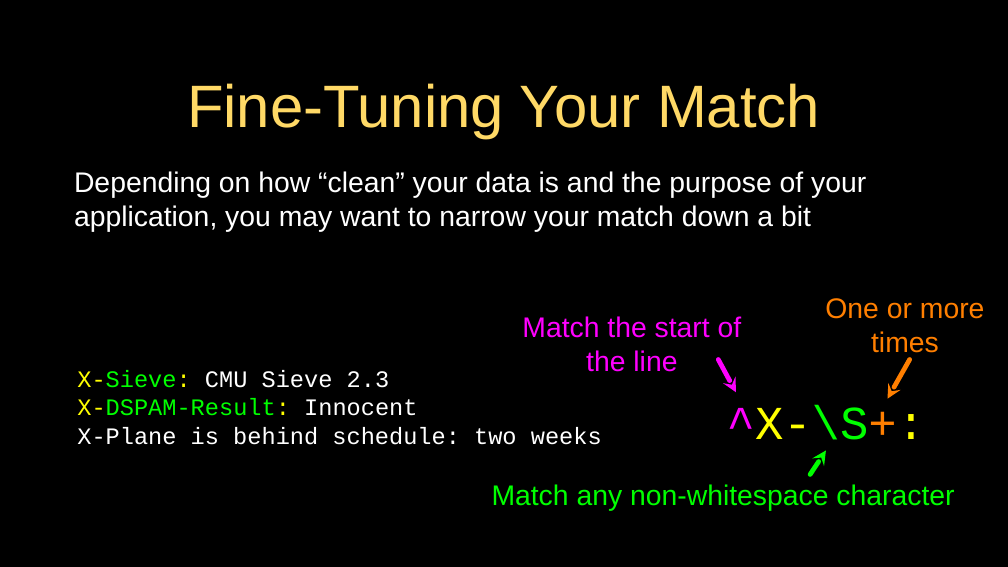
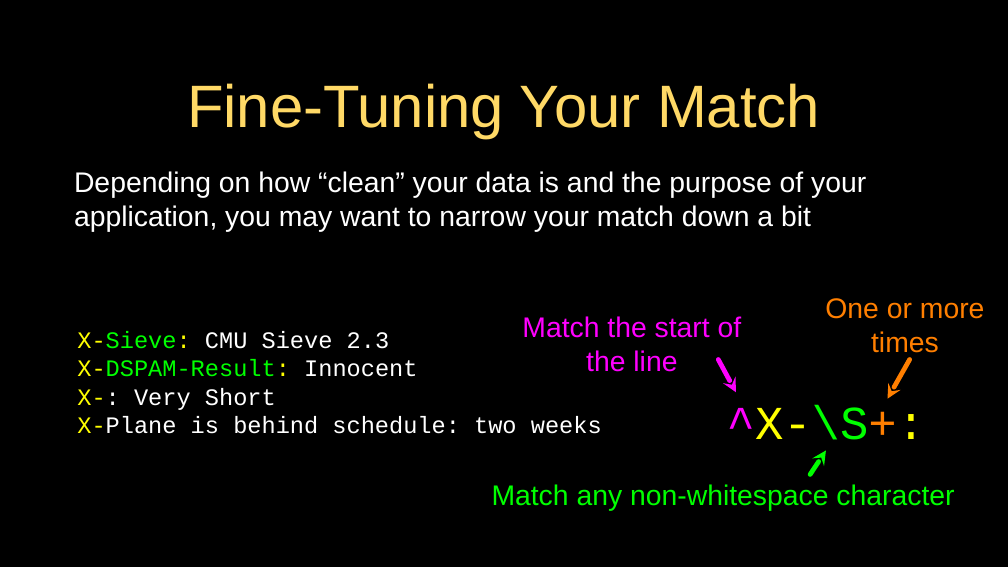
Before and after one commit to csev/py4e, a slide deck: slide 13 of lectures3/Pythonlearn-11-Regex.pptx. Drawn at 1008x567 pixels with LibreOffice and Linux fonts; fonts in the diff are those of the drawing. Boxes give left, top, right and bottom in pixels: in the first picture for what was removed or moved away, otherwise in the second. Text is boxed around its words. In the diff, an @@ line names an element or a change of style, - is before the commit and + after.

```diff
--- a/lectures3/Pythonlearn-11-Regex.pptx
+++ b/lectures3/Pythonlearn-11-Regex.pptx
@@ text "X-Sieve: CMU Sieve 2.3": place and size @@
-text "X-Sieve: CMU Sieve 2.3" at box(77, 370, 602, 445)
+text "X-Sieve: CMU Sieve 2.3" at box(77, 331, 602, 434)
@@ text at box(77, 388, 276, 410): paragraph added @@
+X-: Very Short
@@ text at box(77, 416, 602, 434): text colour #FFFFFF to #FFFF00 in "X-Plane" @@
```
Also in this commit, not shown: 1 other slide changed, 2 other files.
